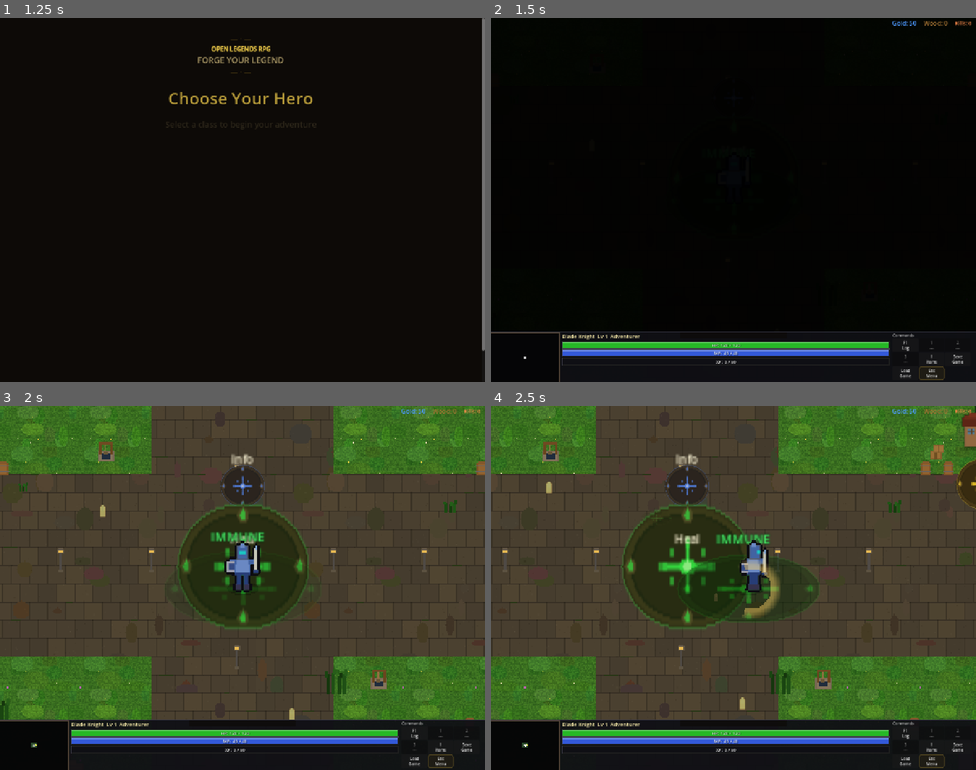
Above: before the commit, frames 1-4 (two rows, left to right).
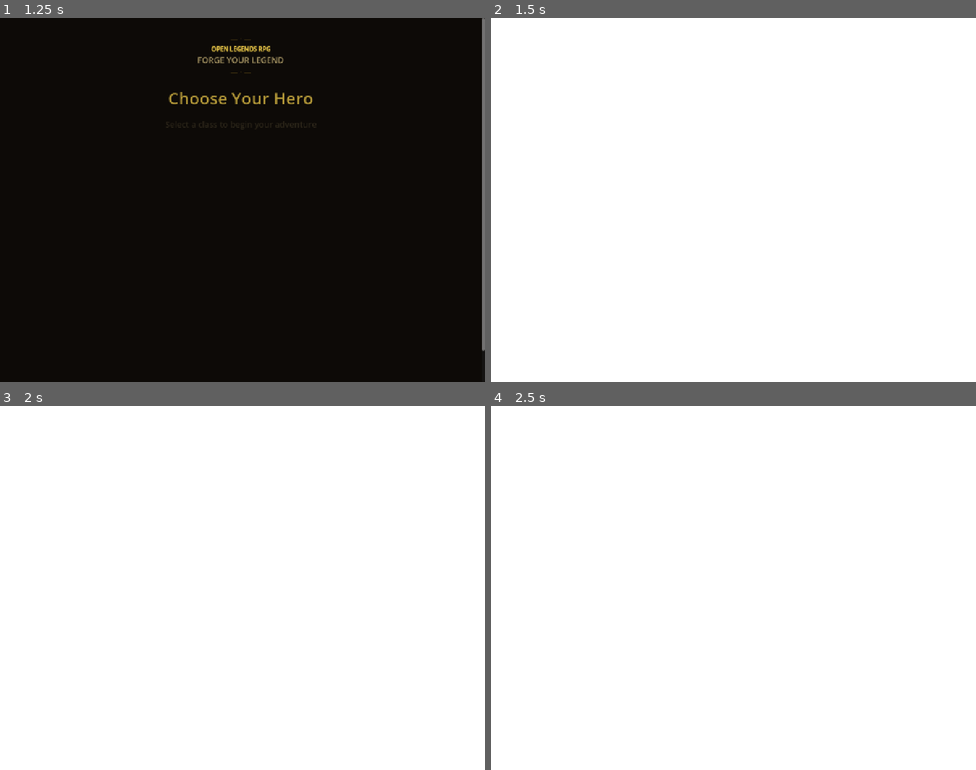
Above: after the commit, the same moments.

Repository: slxny/legends-open-rpg
Game: Godot game, scene res://scenes/main.tscn
Two runs of this game, one before a commit and one after it. Both use one fixed random seed, a clock stepped at 60 frames per second and the inputs below.
Inputs (mouse positions are in pixels of both pictures, inside the frame that each line leads up to):
- Up to frame 1 (1.25 s): tap Enter at 0.5 s; move the mouse to (349, 181) at 0.52 s; hold D (move_right) from 0.53 s (still down); hold Q (ability_1) from 0.53 s (still down); click (349, 181) at 0.67 s
- Up to frame 2 (1.5 s): release D (move_right) at 1.25 s; release Q (ability_1) at 1.25 s; tap Space (attack) at 1.25 s; drag from (636, 218) to (709, 272) at 1.27 s
- Up to frame 3 (2 s): no input
- Up to frame 4 (2.5 s): move the mouse to (524, 744) at 2.02 s; hold D (move_right) from 2.03 s (still down); hold Space (attack) from 2.03 s (still down); click (524, 744) at 2.17 s

Frame 1 is identical in both runs. In frame 2, 100% of the frame differs, in the area x 0-100%, y 0-100%; in frame 3, 100%; in frame 4, 100%.

Commit message:
v0.90.6: Visual REVAMP - full-screen CINEMATIC POST-PROCESS
Vignette + contrast + saturation + cool-shadow/warm-highlight split
+ subtle bloom. Game looks color-graded instead of raw procedural.

- post_process.gdshader: canvas_item shader on SCREEN_TEXTURE.
  Vignette strength 0.55, contrast 1.18, saturation 1.22,
  brightness -0.04, shadow tint (0.88/0.92/1.05),
  highlight tint (1.08/1.02/0.88), bloom thresh 0.82 strength 0.35.
- world.gd _install_post_process: CanvasLayer layer=100 +
  BackBufferCopy + full-anchor ColorRect with shader material.
- _install_ambient_grade tint dialled down to (1.02/0.99/0.94)
  to avoid fighting the new post-process.

Co-Authored-By: Claude Opus 4.7 (1M context) <noreply@anthropic.com>

Diff:
--- a/scenes/ui/changelog_dialog.gd
+++ b/scenes/ui/changelog_dialog.gd
@@ -9,9 +9,22 @@
 var _is_visible: bool = false
 var _is_mobile: bool = false
 
-const GAME_VERSION := "v0.90.5"
+const GAME_VERSION := "v0.90.6"
 
 const CHANGELOG: Array[Dictionary] = [
+	{
+		"version": "v0.90.6",
+		"title": "Visual REVAMP — full-screen CINEMATIC POST-PROCESS (vignette + grade + bloom)",
+		"date": "2026-06-18",
+		"entries": [
+			"The entire game now passes through a SCREEN-SPACE POST-PROCESS shader. The look is completely different from anything before — this is the headline 'I notice it instantly' change you asked for.",
+			"VIGNETTE: 55%-strength corner darkening with soft falloff. Eyes naturally drawn to the action at screen center.",
+			"CONTRAST 1.18 + SATURATION 1.22 + BRIGHTNESS -0.04: shadows deepen, colors get richer, midtones gain punch.",
+			"SPLIT-TONE: cool blue shadows (0.88/0.92/1.05), warm cream highlights (1.08/1.02/0.88). Classic teal-and-orange cinema look.",
+			"SUBTLE BLOOM: bright pixels above 0.82 luminance leak light into neighbors. Sparks, fire, magic, sun all glow softly.",
+			"Internal: scenes/world/post_process.gdshader new canvas_item shader reading SCREEN_TEXTURE. _install_post_process creates CanvasLayer (layer=100) > BackBufferCopy > full-anchor ColorRect with shader material. v0.90.4's heavy warm tint was tamped down to (1.02, 0.99, 0.94) so it doesn't fight the new grading.",
+		]
+	},
 	{
 		"version": "v0.90.5",
 		"title": "New verb — Q-key SHOCKWAVE PULSE (panic-button AOE knockback)",
--- /dev/null
+++ b/scenes/world/post_process.gdshader
@@ -0,0 +1,59 @@
+// v0.90.6 — global screen-space post-process applied via a CanvasLayer that
+// covers the viewport. Reads SCREEN_TEXTURE, writes a cinematic grade:
+// vignette darkening, contrast boost, saturation lift, subtle warm-shadow /
+// cool-highlight split. This is the single biggest visual identity shift —
+// the game now LOOKS color-graded instead of raw procedural.
+
+shader_type canvas_item;
+
+uniform float vignette_strength : hint_range(0.0, 1.0) = 0.55;
+uniform float vignette_softness : hint_range(0.1, 2.0) = 0.85;
+uniform float contrast : hint_range(0.5, 2.0) = 1.18;
+uniform float saturation : hint_range(0.0, 2.0) = 1.22;
+uniform float brightness : hint_range(-0.5, 0.5) = -0.04;
+uniform vec3 shadow_tint : source_color = vec3(0.88, 0.92, 1.05);   // cool shadows
+uniform vec3 highlight_tint : source_color = vec3(1.08, 1.02, 0.88); // warm highlights
+uniform float bloom_threshold : hint_range(0.5, 1.0) = 0.82;
+uniform float bloom_strength : hint_range(0.0, 1.0) = 0.35;
+
+vec3 adjust_saturation(vec3 c, float s) {
+	float gray = dot(c, vec3(0.299, 0.587, 0.114));
+	return mix(vec3(gray), c, s);
+}
+
+void fragment() {
+	vec2 uv = SCREEN_UV;
+	vec3 src = textureLod(SCREEN_TEXTURE, uv, 0.0).rgb;
+
+	// Contrast + brightness
+	vec3 col = (src - 0.5) * contrast + 0.5 + brightness;
+
+	// Shadow/highlight split-tone: lerp toward shadow_tint in dark areas,
+	// toward highlight_tint in bright areas.
+	float lum = dot(col, vec3(0.299, 0.587, 0.114));
+	vec3 tint = mix(shadow_tint, highlight_tint, smoothstep(0.2, 0.85, lum));
+	col *= tint;
+
+	// Saturation
+	col = adjust_saturation(col, saturation);
+
+	// Cheap bloom: sample neighbors, keep bright parts, blur, add back.
+	vec2 ps = SCREEN_PIXEL_SIZE * 2.0;
+	vec3 b = vec3(0.0);
+	b += textureLod(SCREEN_TEXTURE, uv + vec2( ps.x,  0.0), 1.0).rgb;
+	b += textureLod(SCREEN_TEXTURE, uv + vec2(-ps.x,  0.0), 1.0).rgb;
+	b += textureLod(SCREEN_TEXTURE, uv + vec2( 0.0,  ps.y), 1.0).rgb;
+	b += textureLod(SCREEN_TEXTURE, uv + vec2( 0.0, -ps.y), 1.0).rgb;
+	b *= 0.25;
+	float bl = dot(b, vec3(0.299, 0.587, 0.114));
+	float bm = smoothstep(bloom_threshold, 1.0, bl);
+	col += b * bm * bloom_strength;
+
+	// Vignette
+	vec2 cuv = uv - vec2(0.5);
+	float d = length(cuv) * 1.41421;
+	float vig = smoothstep(vignette_softness, vignette_softness - vignette_strength, d);
+	col *= mix(1.0 - vignette_strength, 1.0, vig);
+
+	COLOR = vec4(col, 1.0);
+}
--- a/scenes/world/world.gd
+++ b/scenes/world/world.gd
@@ -12,15 +12,46 @@
 	# v0.90.4 — ambient floating motes drifting across the world plane.
 	# Atmosphere noise — fireflies / dust depending on hour-of-day rng.
 	_install_ambient_motes()
+	# v0.90.6 — cinematic post-process: vignette, contrast, saturation,
+	# split-tone (cool shadows / warm highlights), subtle bloom.
+	_install_post_process()
 
 func _install_ambient_grade() -> void:
+	# v0.90.6 — the heavy lifting moved to the post-process shader; this
+	# stays as a very subtle base tint so unshadered scenes still feel warm.
 	if has_node("AmbientGrade"):
 		return
 	var cm := CanvasModulate.new()
 	cm.name = "AmbientGrade"
-	# Warm twilight: red/green slightly boosted, blue dimmed. Multiplies all canvas pixels.
-	cm.color = Color(1.04, 0.97, 0.85, 1.0)
+	cm.color = Color(1.02, 0.99, 0.94, 1.0)
 	add_child(cm)
+
+const _POST_PROCESS_SHADER := preload("res://scenes/world/post_process.gdshader")
+
+func _install_post_process() -> void:
+	if has_node("PostProcessLayer"):
+		return
+	# CanvasLayer at very high layer index → rendered last, on top of everything.
+	var cl := CanvasLayer.new()
+	cl.name = "PostProcessLayer"
+	cl.layer = 100
+	add_child(cl)
+	# BackBufferCopy captures the screen so the shader's SCREEN_TEXTURE works.
+	var bbc := BackBufferCopy.new()
+	bbc.copy_mode = BackBufferCopy.COPY_MODE_VIEWPORT
+	cl.add_child(bbc)
+	# Full-screen ColorRect carrying the post-process material.
+	var rect := ColorRect.new()
+	rect.name = "PostProcessRect"
+	rect.anchor_left = 0.0
+	rect.anchor_top = 0.0
+	rect.anchor_right = 1.0
+	rect.anchor_bottom = 1.0
+	rect.mouse_filter = Control.MOUSE_FILTER_IGNORE
+	var mat := ShaderMaterial.new()
+	mat.shader = _POST_PROCESS_SHADER
+	rect.material = mat
+	cl.add_child(rect)
 
 func _install_ambient_motes() -> void:
 	if has_node("AmbientMotes"):
